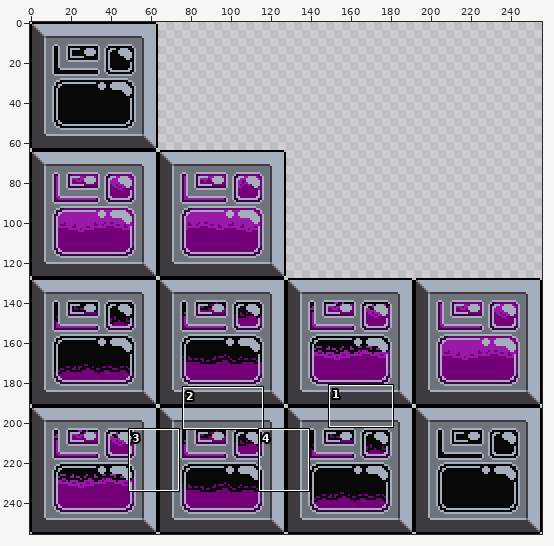
File history of a sprite sheet, Assets/Buildings/Factories/BlastiumCellPlant.png. Above: a wide view before the commit, with the close-up outlined.
Close-up. Earlier state:
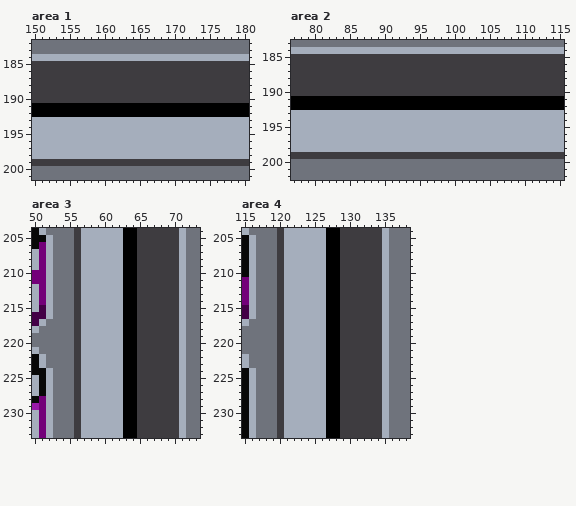
The file is 256x256 pixels. Shown: area 1: x 150..180, y 182..201; area 2: x 77..115, y 183..202; area 3: x 50..73, y 204..233; area 4: x 115..138, y 204..233. The commit also changed other parts of the picture, which this record leaves out.
After the commit:
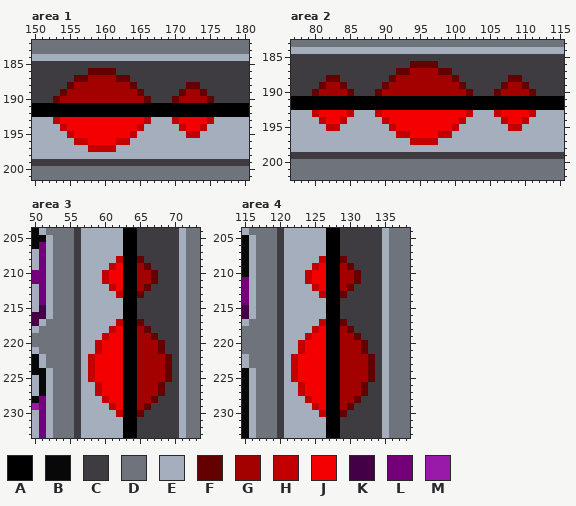
Palette (. is transparent): A #000000  B #080808  C #3e3c40  D #6f737c  E #a5aebc  F #640000  G #a30000  H #c30000  J #f40000  K #430046  L #730079  M #9919a8
Edits made:
Changed rows in their new state; - is an unchanged pixel.
Area 1:
first column x 153:
186 -----FFFF--------------
187 ---FFGGGGFF------------
188 --FGGGGGGGGF-------FF--
189 -FGGGGGGGGGGF-----FGGF-
190 FGGGGGGGGGGGGF---FGGGGF
193 HJJJJJJJJJJJJH---HJJJJH
194 -HJJJJJJJJJJH-----HJJH-
195 --HJJJJJJJJH-------HH--
196 ---HHJJJJHH------------
197 -----HHHH--------------
Area 2:
first column x 80:
186 --------------FFFF--------------
187 ------------FFGGGGFF------------
188 --FF-------FGGGGGGGGF-------FF--
189 -FGGF-----FGGGGGGGGGGF-----FGGF-
190 FGGGGF---FGGGGGGGGGGGGF---FGGGGF
193 HJJJJH---HJJJJJJJJJJJJH---HJJJJH
194 -HJJH-----HJJJJJJJJJJH-----HJJH-
195 --HH-------HJJJJJJJJH-------HH--
196 ------------HHJJJJHH------------
197 --------------HHHH--------------
Area 3:
first column x 60:
208 --H--F--
209 -HJ--GF-
210 HJJ--GGF
211 HJJ--GGF
212 -HJ--GF-
213 --H--F--
first column x 58:
217 ----H--F----
218 ---HJ--GF---
219 --HJJ--GGF--
220 -HJJJ--GGGF-
221 -HJJJ--GGGF-
222 HJJJJ--GGGGF
223 HJJJJ--GGGGF
224 HJJJJ--GGGGF
225 HJJJJ--GGGGF
226 -HJJJ--GGGF-
227 -HJJJ--GGGF-
228 --HJJ--GGF--
229 ---HJ--GF---
230 ----H--F----
Area 4:
first column x 124:
208 --H--F--
209 -HJ--GF-
210 HJJ--GGF
211 HJJ--GGF
212 -HJ--GF-
213 --H--F--
first column x 122:
217 ----H--F----
218 ---HJ--GF---
219 --HJJ--GGF--
220 -HJJJ--GGGF-
221 -HJJJ--GGGF-
222 HJJJJ--GGGGF
223 HJJJJ--GGGGF
224 HJJJJ--GGGGF
225 HJJJJ--GGGGF
226 -HJJJ--GGGF-
227 -HJJJ--GGGF-
228 --HJJ--GGF--
229 ---HJ--GF---
230 ----H--F----
